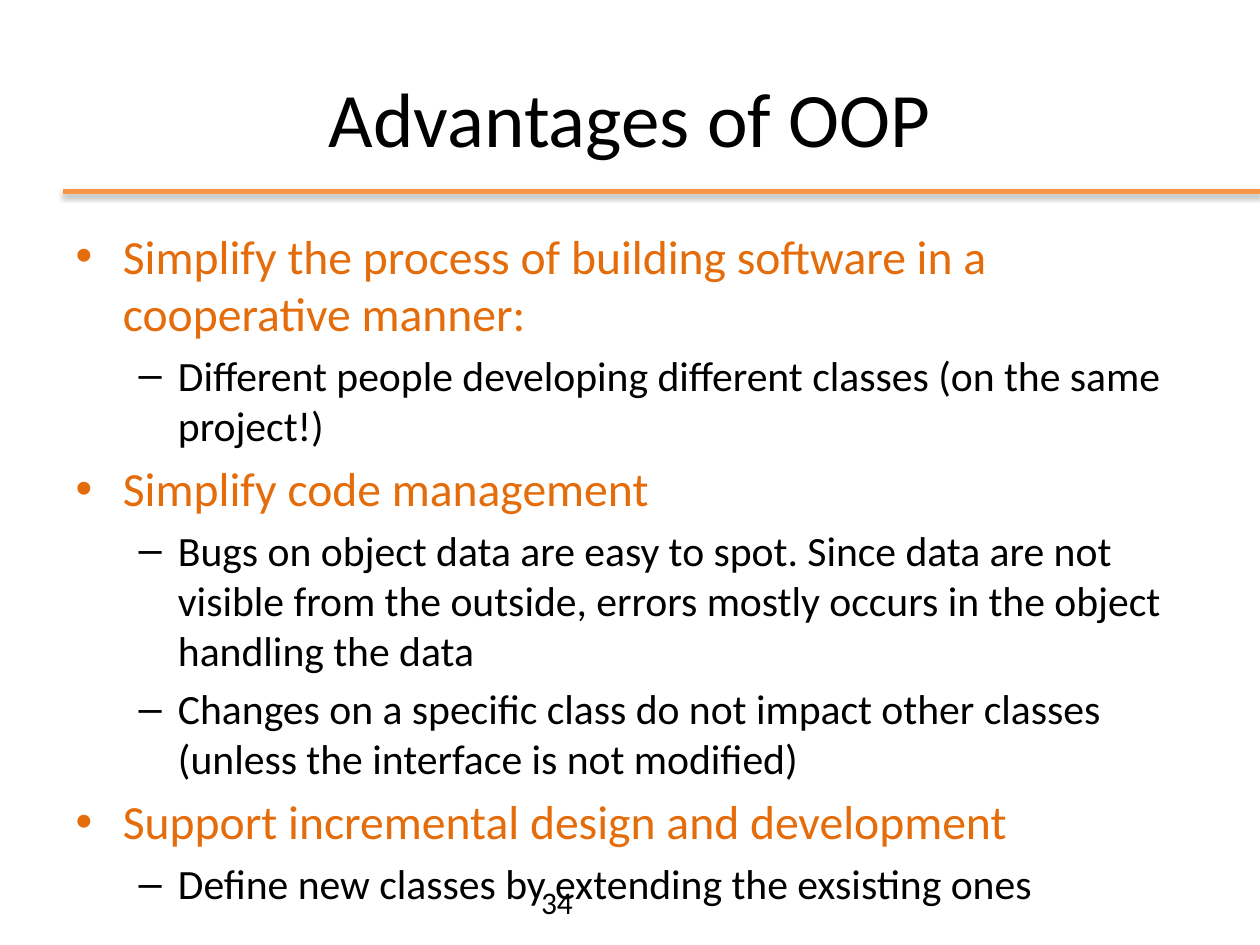
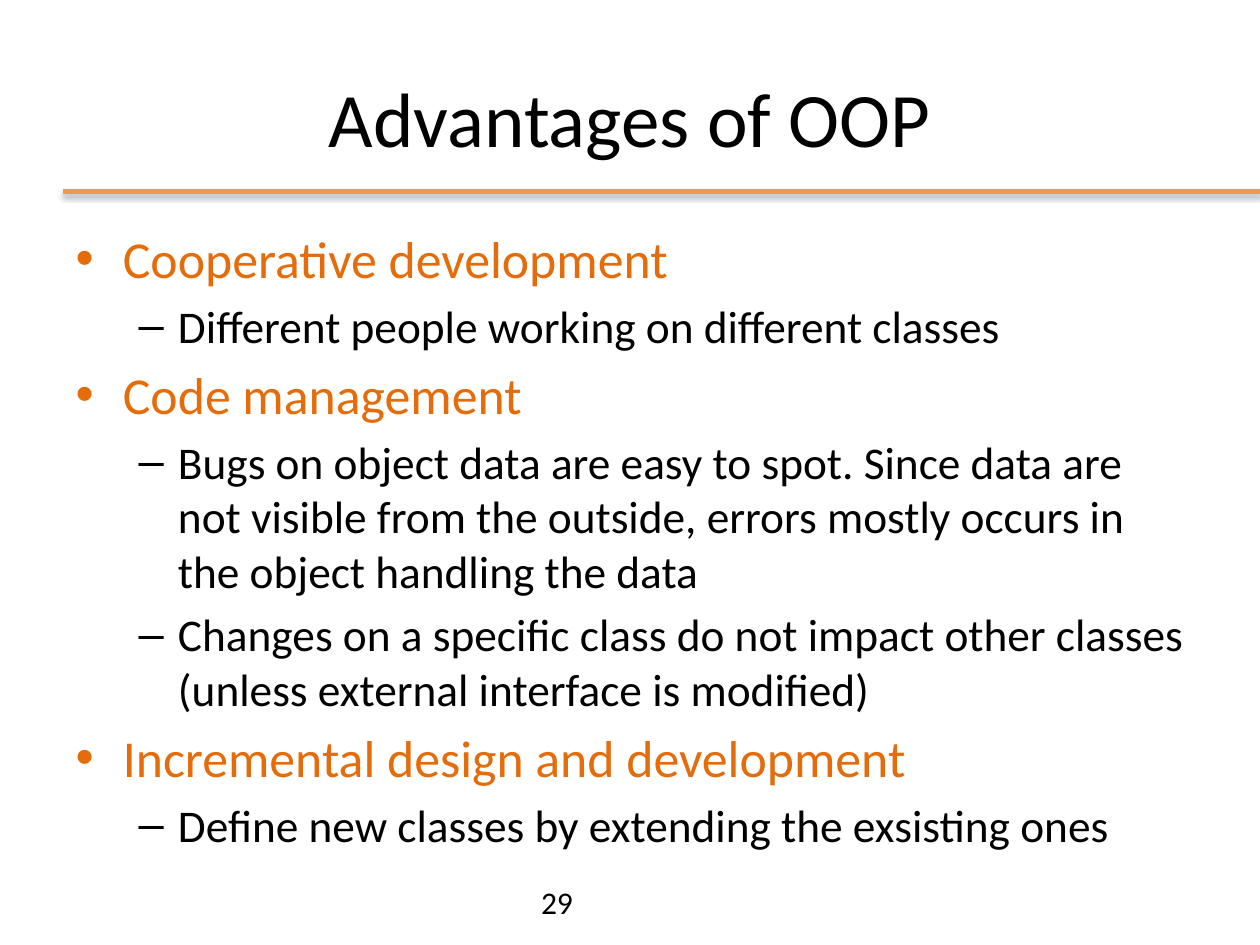
Before and after one commit to plctechnician/ooprogramming, a slide deck: slide 29 of java/slides/ppt/01 - Java From Functions to Objects.pptx (slide 34 before the commit). Drawn at 1260x945 pixels with LibreOffice and Linux fonts; fonts in the diff are those of the drawing; background and template pictures are left out. Boxes give left, top, right and bottom in pixels: in the first picture for what was removed or moved away, otherwise in the second. Text is boxed around its words. In the diff, an @@ line names an element or a change of style, - is before the commit and + after.

```diff
--- a/java/slides/ppt/01 - Java From Functions to Objects.pptx
+++ b/java/slides/ppt/01 - Java From Functions to Objects.pptx
@@ text at [123,242,999,423]: text changed; size 27.2 to 25.9 pt; text colour #E46C0A to #000000 @@
-• Simplify the process of building software in a cooperative manner:
-  – Different people developing different classes (on the same project!)
-• Simplify code management
+• Cooperative development
+  – Different people working on different classes
+• Code management
@@ text at [178,447,1124,850]: size 23.8 to 25.9 pt in "Bugs on object data are easy to ...", "Define new classes by extending the exsisting ..." @@
@@ text at [123,619,1183,786]: text changed; size 23.8 to 25.9 pt @@
-  – Changes on a specific class do not impact other classes (unless the interface is not modified)
-• Support incremental design and development
+  – Changes on a specific class do not impact other classes (unless external interface is modified)
+• Incremental design and development
@@ page number at [541,893,573,914]: text changed @@
-34
+29
```
Also in this commit, not shown: 17 other slides changed, 3 slides added, 8 slides removed, 1 other file.
